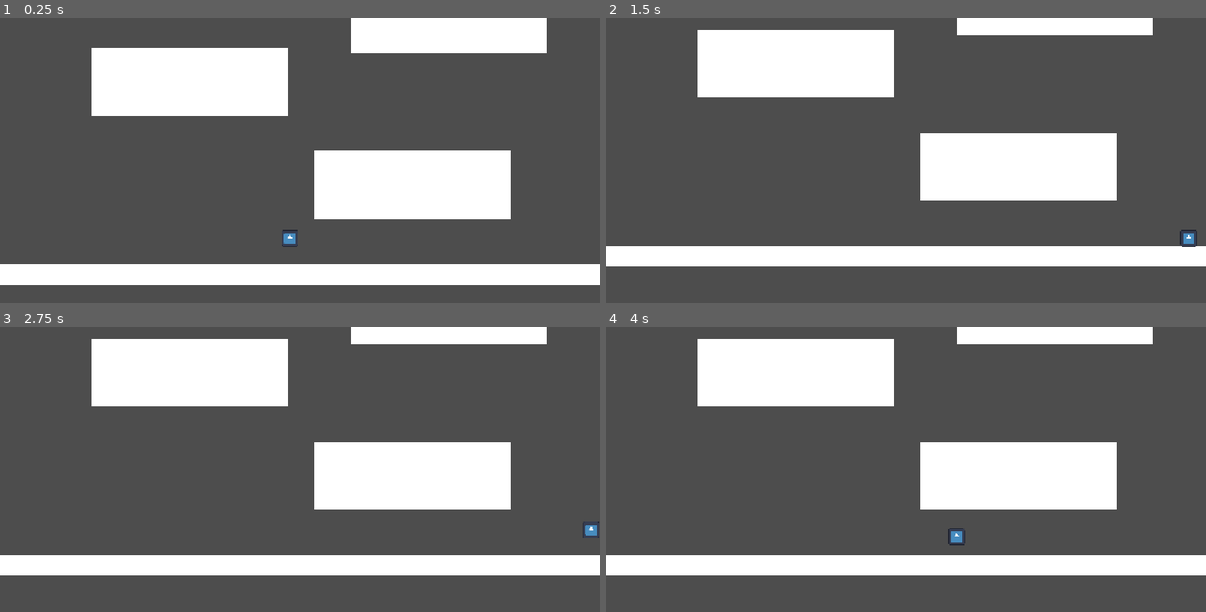
Above: before the commit, frames 1-4 (two rows, left to right).
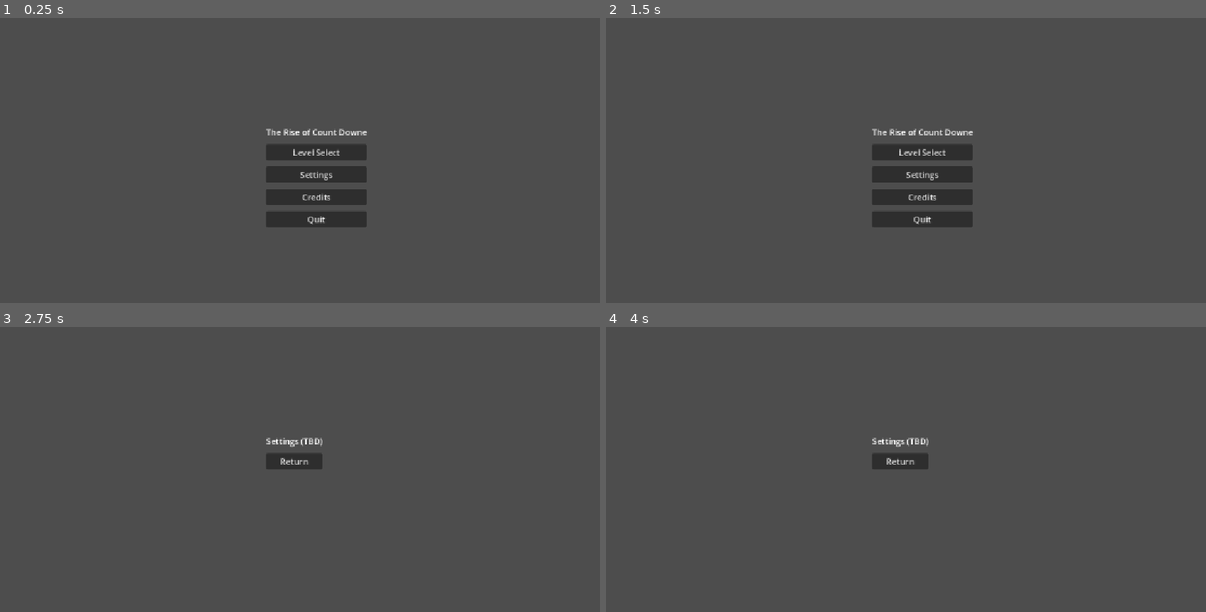
Above: after the commit, the same moments.

Repository: blocks1245/icecubes-gmtk-2026
Game: Godot game, scene res://Scenes/main_menu.tscn
Two runs of this game, one before a commit and one after it. Both use one fixed random seed, a clock stepped at 60 frames per second and the inputs below. Before the commit the project starts from res://Scenes/level.tscn. The engine's default icon, where the game draws it, is replaced by a stand-in: a white triangle on a blue panel in a dark square.
Inputs (mouse positions are in pixels of both pictures, inside the frame that each line leads up to):
- Up to frame 1 (0.25 s): no input
- Up to frame 2 (1.5 s): click (924, 151) at 0.5 s, where only the run after the commit has a clickable "Level Select"; click (900, 174) at 1.25 s, where only the run after the commit has a clickable "Return"
- Up to frame 3 (2.75 s): click (318, 483) at 2 s, where only the run after the commit has a clickable "Settings"
- Up to frame 4 (4 s): tap Enter (ui_accept) at 2.75, 2.85, 3.02, 3.32, 3.6, 3.77 s

The runs differ from the first frame. In frame 1, 29% of the frame differs, in the area x 0-100%, y 0-94%; in frame 2, 27%; in frame 3, 25%; in frame 4, 25%.

Commit message:
Added primitive main menu

Diff:
--- a/Scenes/main_menu.tscn
+++ b/Scenes/main_menu.tscn
@@ -37,4 +37,57 @@
 layout_mode = 2
 text = "Quit"
 
+[node name="LevelSelect" type="VSplitContainer" parent="." unique_id=344218804]
+visible = false
+layout_mode = 0
+offset_right = 40.0
+offset_bottom = 40.0
+
+[node name="Name" type="Label" parent="LevelSelect" unique_id=913753376]
+layout_mode = 2
+text = "LEVEL SELECT"
+
+[node name="Level1" type="Button" parent="LevelSelect" unique_id=1123041179]
+layout_mode = 2
+text = "Level 1"
+
+[node name="return" type="Button" parent="LevelSelect" unique_id=399899522]
+layout_mode = 2
+text = "Return"
+
+[node name="Settings" type="VSplitContainer" parent="." unique_id=268862287]
+visible = false
+layout_mode = 0
+offset_right = 40.0
+offset_bottom = 40.0
+
+[node name="Name" type="Label" parent="Settings" unique_id=333560649]
+layout_mode = 2
+text = "Settings (TBD)"
+
+[node name="return" type="Button" parent="Settings" unique_id=110256321]
+layout_mode = 2
+text = "Return"
+
+[node name="Credits" type="VSplitContainer" parent="." unique_id=353089138]
+visible = false
+layout_mode = 0
+offset_right = 40.0
+offset_bottom = 40.0
+
+[node name="Name" type="Label" parent="Credits" unique_id=309716523]
+layout_mode = 2
+text = "Credits (TBD)"
+
+[node name="return" type="Button" parent="Credits" unique_id=481238258]
+layout_mode = 2
+text = "Return"
+
+[connection signal="pressed" from="TitleCard/Lvselect" to="." method="_on_lvselect_pressed"]
+[connection signal="pressed" from="TitleCard/Settings" to="." method="_on_settings_pressed"]
+[connection signal="pressed" from="TitleCard/Credits" to="." method="_on_credits_pressed"]
 [connection signal="pressed" from="TitleCard/Quit" to="." method="_on_quit_pressed"]
+[connection signal="pressed" from="LevelSelect/Level1" to="." method="_on_level_1_pressed"]
+[connection signal="pressed" from="LevelSelect/return" to="." method="_on_return_pressed"]
+[connection signal="pressed" from="Settings/return" to="." method="_on_return_pressed"]
+[connection signal="pressed" from="Credits/return" to="." method="_on_return_pressed"]
--- a/Scripts/main_menu.gd
+++ b/Scripts/main_menu.gd
@@ -1,4 +1,12 @@
 extends Control
+
+var level1 = "res://Scenes/level.tscn"
+
+@onready var title_card: VSplitContainer = $TitleCard
+@onready var level_select: VSplitContainer = $LevelSelect
+@onready var settings: VSplitContainer = $Settings
+@onready var credits: VSplitContainer = $Credits
+
 
 # Called when the node enters the scene tree for the first time.
 func _ready() -> void:
@@ -6,9 +14,36 @@
 
 
 # Called every frame. 'delta' is the elapsed time since the previous frame.
-func _process(delta: float) -> void:
+func _process(_delta: float) -> void:
 	pass
 
 
+#TODO: MAKE LEVEL SELECT SCREEN AND SAVE DATA FOR LEVELS BEATEN/TIME TO BEAT
+func _on_lvselect_pressed() -> void:
+	title_card.visible = false
+	level_select.visible = true
+
+#TODO: MAKE SETTINGS AND SAVE DATA FOR SETTINGS
+func _on_settings_pressed() -> void:
+	title_card.visible = false
+	settings.visible = true
+
+#TODO: MAKE CREDITS
+func _on_credits_pressed() -> void:
+	title_card.visible = false
+	credits.visible = true
+
+#TODO: MAKE OUTRO CLEANER
 func _on_quit_pressed() -> void:
 	get_tree().quit()
+
+
+func _on_level_1_pressed() -> void:
+	get_tree().change_scene_to_file(level1)
+
+
+func _on_return_pressed() -> void:
+	settings.visible = false
+	credits.visible = false
+	level_select.visible = false
+	title_card.visible = true
--- a/Scripts/player.gd
+++ b/Scripts/player.gd
@@ -43,7 +43,7 @@
 	move_and_slide()
 
 #Change move direction when hitting wall
-func InvertMoveDirection():
+func InvertMoveDirection() -> void:
 	match direction:
 		LEFT:
 			direction = RIGHT
@@ -52,7 +52,7 @@
 
 #Defines player states, if ur confused with how something works, start from states.STATE_RUNNING
 #and follow what movement should be done and you'll see how it works
-func StateMachine():
+func StateMachine() -> void:
 	match playerstate:
 		STATE_RUNNING:
 			if Input.is_action_just_pressed("ui_accept") and is_on_floor():
--- a/project.godot
+++ b/project.godot
@@ -11,8 +11,9 @@
 [application]
 
 config/name="icecube-gmtk-2026"
-run/main_scene="uid://bgbbjoysxr4ik"
+run/main_scene="uid://cfvorg26dc4ym"
 config/features=PackedStringArray("4.7", "Forward Plus")
+boot_splash/show_image=false
 config/icon="res://icon.svg"
 
 [display]
